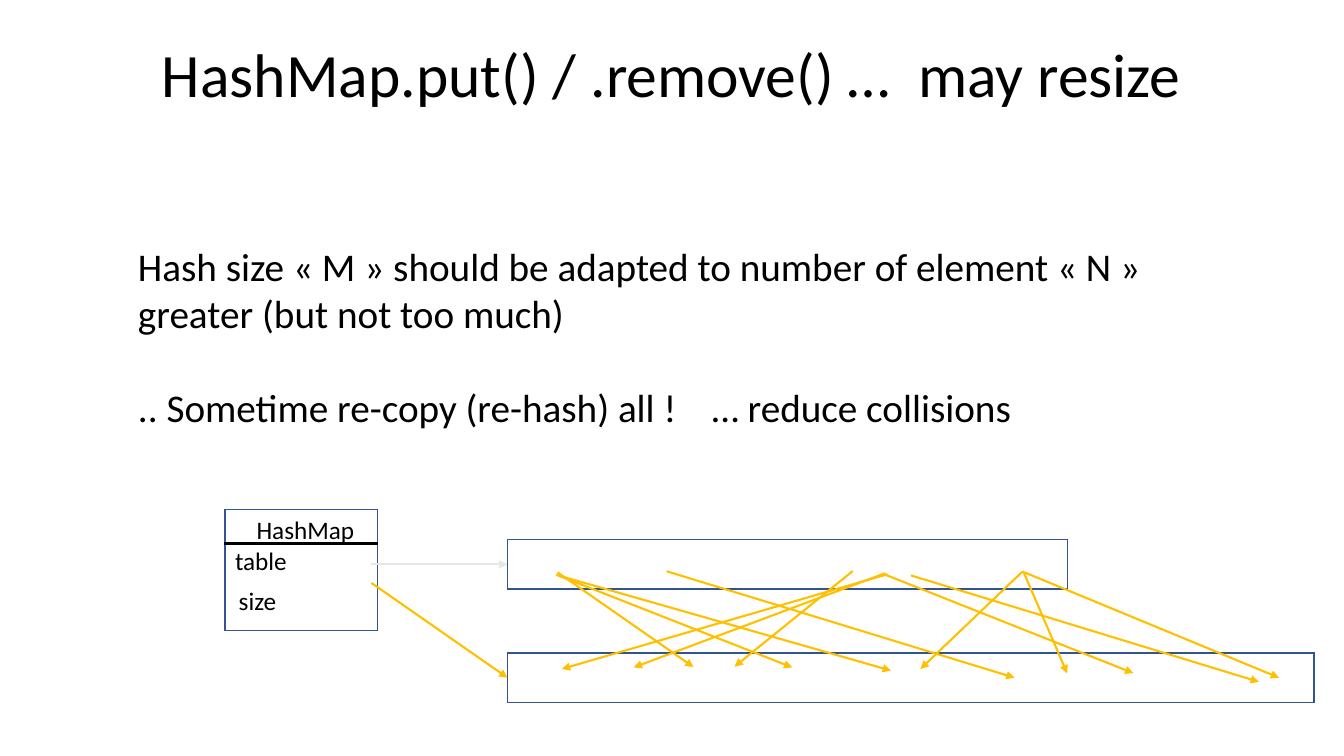
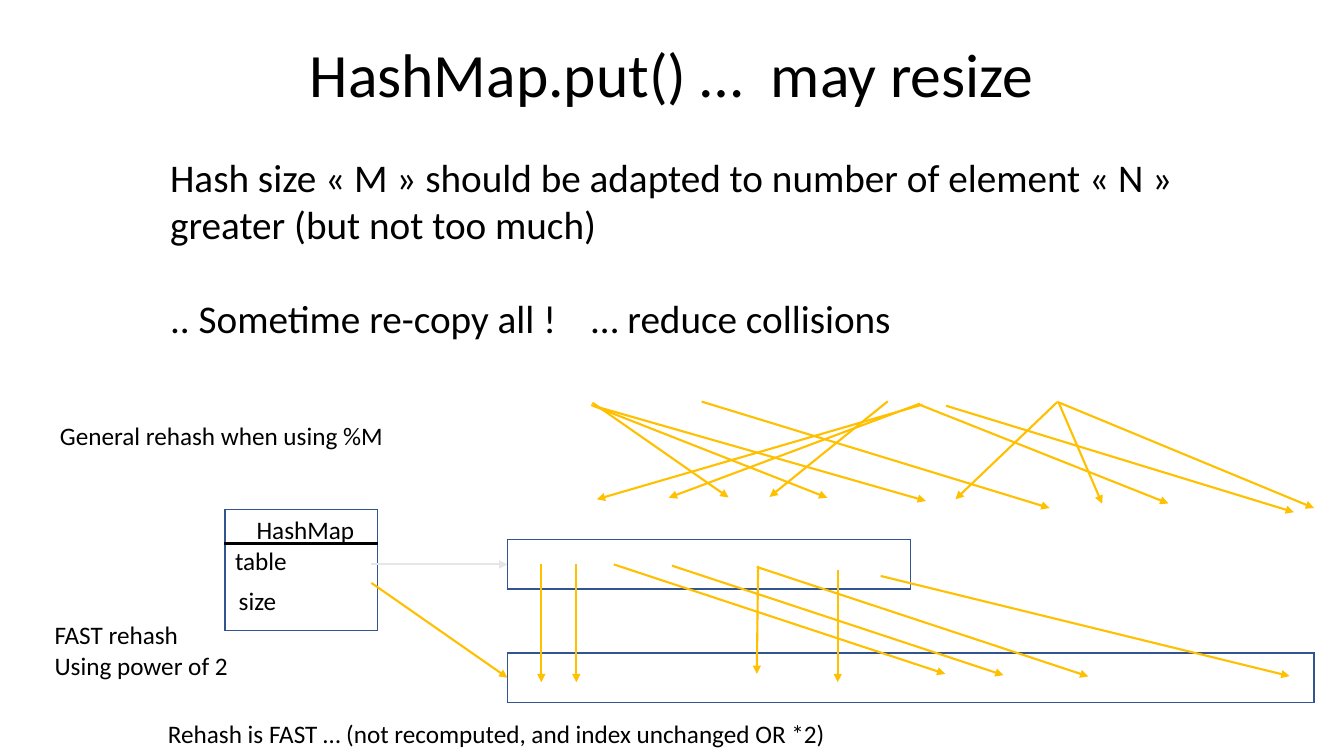
Before and after one commit to Arnaud-Nauwynck/presentations, a slide deck: slide 29 of java/Basic-Data-Structures.pptx (slide 27 before the commit). Drawn at 1344x756 pixels with LibreOffice and Linux fonts; fonts in the diff are those of the drawing. Boxes give left, top, right and bottom in pixels: in the first picture for what was removed or moved away, otherwise in the second. Text is boxed around its words. In the diff, an @@ line names an element or a change of style, - is before the commit and + after.

```diff
--- a/java/Basic-Data-Structures.pptx
+++ b/java/Basic-Data-Structures.pptx
@@ title at [310, 52, 1033, 107]: text changed @@
-HashMap.put() / .remove() … may resize
+HashMap.put() … may resize
@@ text "Hash size « M » ...": place and size @@
-text "Hash size « M » ..." at [138, 253, 1111, 429]
+text "Hash size « M » ..." at [170, 164, 1143, 340]
@@ text at [199, 305, 891, 340]: text changed @@
-.. Sometime re-copy (re-hash) all ! … reduce collisions
+.. Sometime re-copy all ! … reduce collisions
@@ 12 arrows: place and size @@
-12 arrows at [557, 571, 1279, 682]
+12 arrows at [592, 401, 1315, 512]
@@ text added at [60, 427, 383, 450], 18 pt, text #000000 @@
+General rehash when using %M
@@ rectangle: place and size @@
-rectangle at [507, 539, 1067, 589]
+rectangle at [507, 539, 910, 589]
@@ arrow added from (541, 565) to (541, 683), #FFC000 1.5 pt @@
@@ arrow added from (577, 565) to (577, 683), #FFC000 1.5 pt @@
@@ arrow added from (614, 565) to (946, 675), #FFC000 1.5 pt @@
@@ arrow added from (673, 566) to (1004, 676), #FFC000 1.5 pt @@
@@ arrow added from (757, 567) to (1089, 677), #FFC000 1.5 pt @@
@@ arrow added from (758, 567) to (757, 675), #FFC000 1.5 pt @@
@@ arrow added from (838, 570) to (838, 683), #FFC000 1.5 pt @@
@@ arrow added from (881, 576) to (1290, 677), #FFC000 1.5 pt @@
@@ text added at [55, 626, 228, 680], 18 pt, text #000000 @@
+FAST rehash
+Using power of 2
@@ text added at [168, 724, 824, 748], 18 pt, text #000000 @@
+Rehash is FAST … (not recomputed, and index unchanged OR *2)
```
Also in this commit, not shown: 3 other slides changed, 7 slides added, 3 slides removed.
